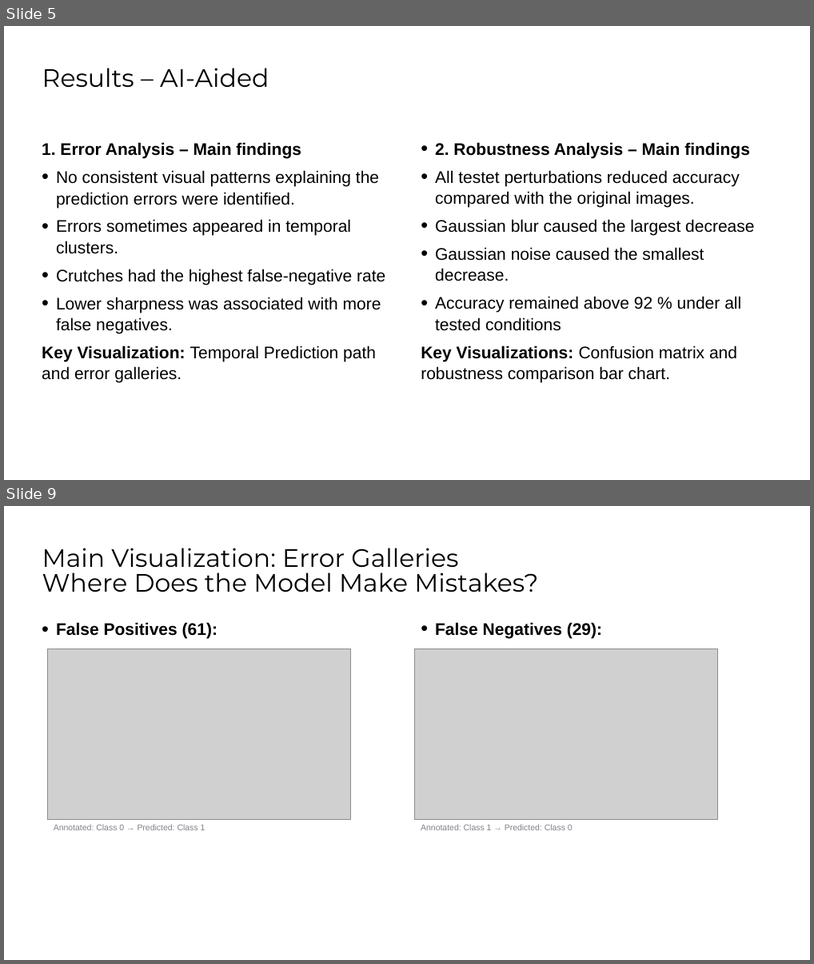
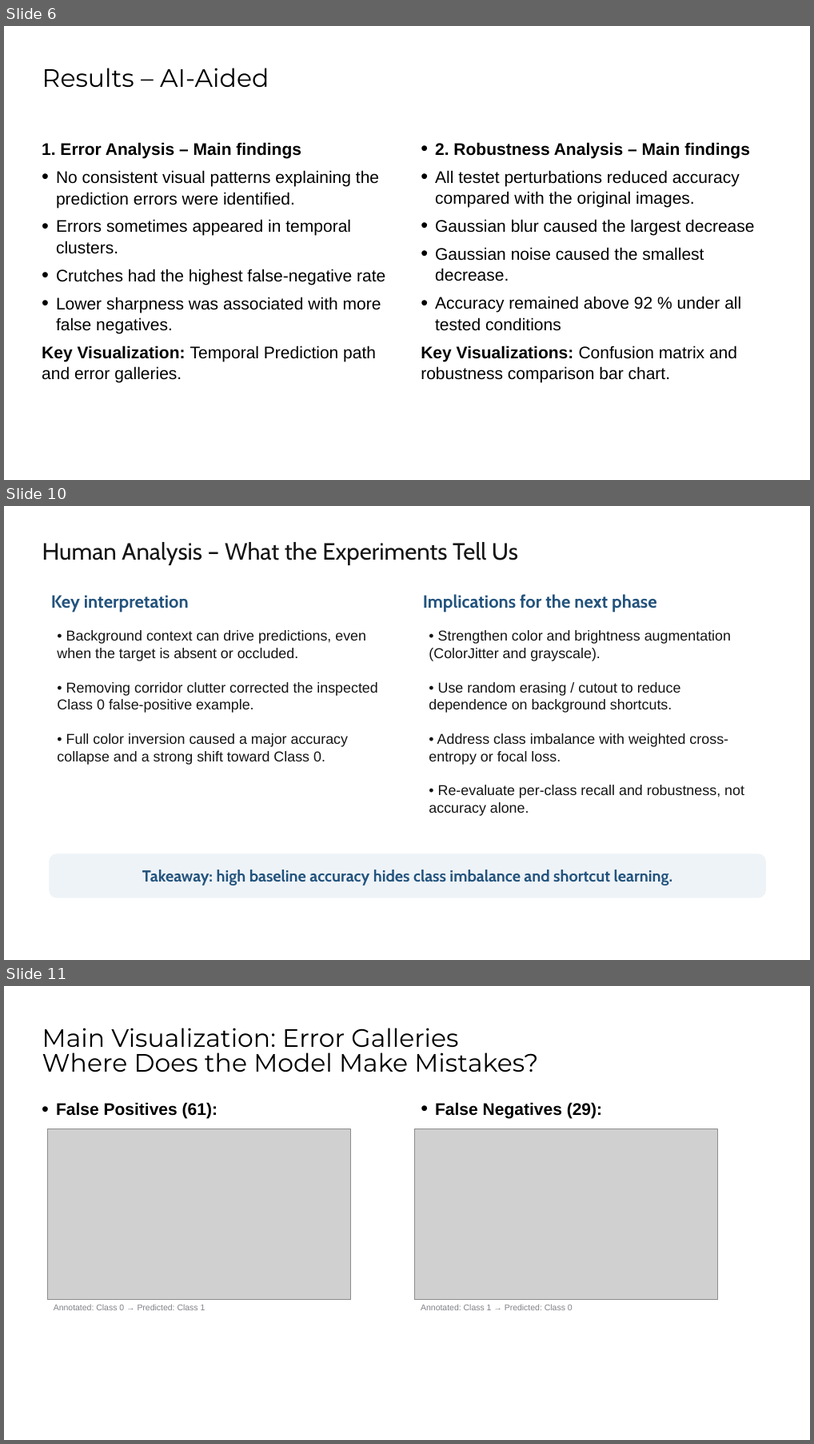
Before and after one commit to Prajothis/mobility-aids-resnet50, a slide deck: Phase1_midterm.pptx. Shown one above the other, each under a label of ours: slides 5 and 9 before the commit, slides 6, 10 and 11 after it; the slides between them are not shown. The pictures are 814x964 and 814x1444 pixels, drawn with LibreOffice and Linux fonts; fonts in the diff are those of the drawing; grey boxes stand for pictures; background and template pictures are left out. Boxes give left, top, right and bottom in pixels: in the first picture for what was removed or moved away, otherwise in the second. Text is boxed around its words. In the diff, an @@ line names an element or a change of style, - is before the commit and + after.

```diff
--- a/Phase1_midterm.pptx
+++ b/Phase1_midterm.pptx
@@ slide 10 added at (4, 506, 810, 960), background #FFFFFF @@
@@ text added at (42, 542, 518, 565), 28 pt, text #141414 @@
+Human Analysis – What the Experiments Tell Us
@@ text added at (51, 595, 189, 612), 21 pt, text #23537D, bold @@
+Key interpretation
@@ text added at (423, 594, 657, 612), 21 pt, text #23537D, bold @@
+Implications for the next phase
@@ text added at (57, 630, 378, 764), 17 pt, text #141414 @@
+• Background context can drive predictions, even when the target is absent or occluded.
+• Removing corridor clutter corrected the inspected Class 0 false-positive example.
+• Full color inversion caused a major accuracy collapse and a strong shift toward Class 0.
@@ text added at (429, 630, 745, 816), 17 pt, text #141414 @@
+• Strengthen color and brightness augmentation (ColorJitter and grayscale).
+• Use random erasing / cutout to reduce dependence on background shortcuts.
+• Address class imbalance with weighted cross-entropy or focal loss.
+• Re-evaluate per-class recall and robustness, not accuracy alone.
@@ rounded rectangle added at (50, 854, 766, 897), fill #EEF3F7, outline #EEF3F7 0.5 pt, 19 pt, text #23537D, bold @@
+Takeaway: high baseline accuracy hides class imbalance and shortcut learning.
@@ what was slide 5 is now slide 6 @@
@@ what was slide 9 is now slide 11 @@
```
Also in this commit, not shown: 3 other slides added, 2 slides removed.
